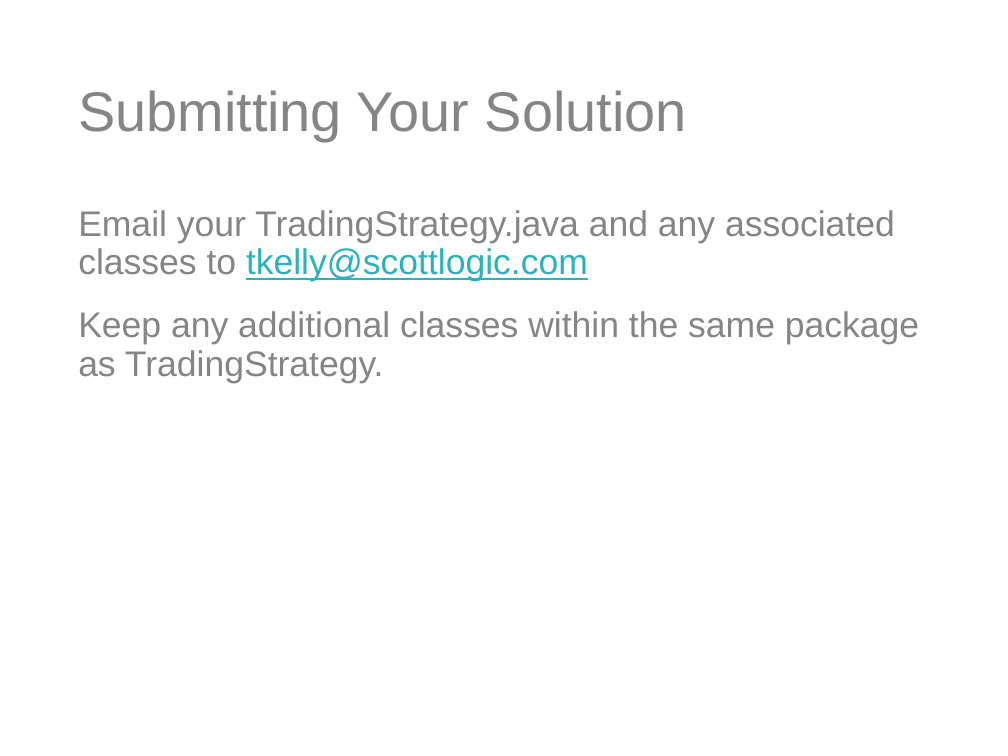
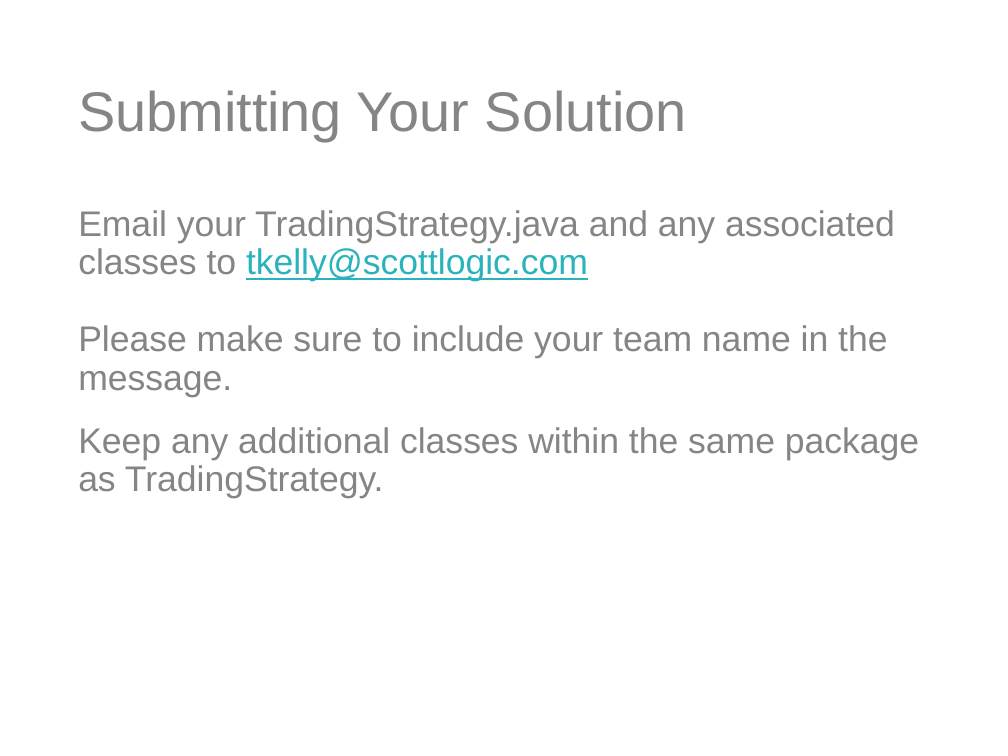
Before and after one commit to tpkelly/Hackathon, a slide deck: slide 15 of Hackathon.pptx. Drawn at 1008x756 pixels with LibreOffice and Linux fonts; fonts in the diff are those of the drawing; background and template pictures are left out. Boxes give left, top, right and bottom in pixels: in the first picture for what was removed or moved away, otherwise in the second. Text is boxed around its words. In the diff, an @@ line names an element or a change of style, - is before the commit and + after.

```diff
--- a/Hackathon.pptx
+++ b/Hackathon.pptx
@@ text at (78,325,887,397): paragraph added @@
+Please make sure to include your team name in the message.
```
Also in this commit, not shown: 1 other slide changed, 1 other file.
